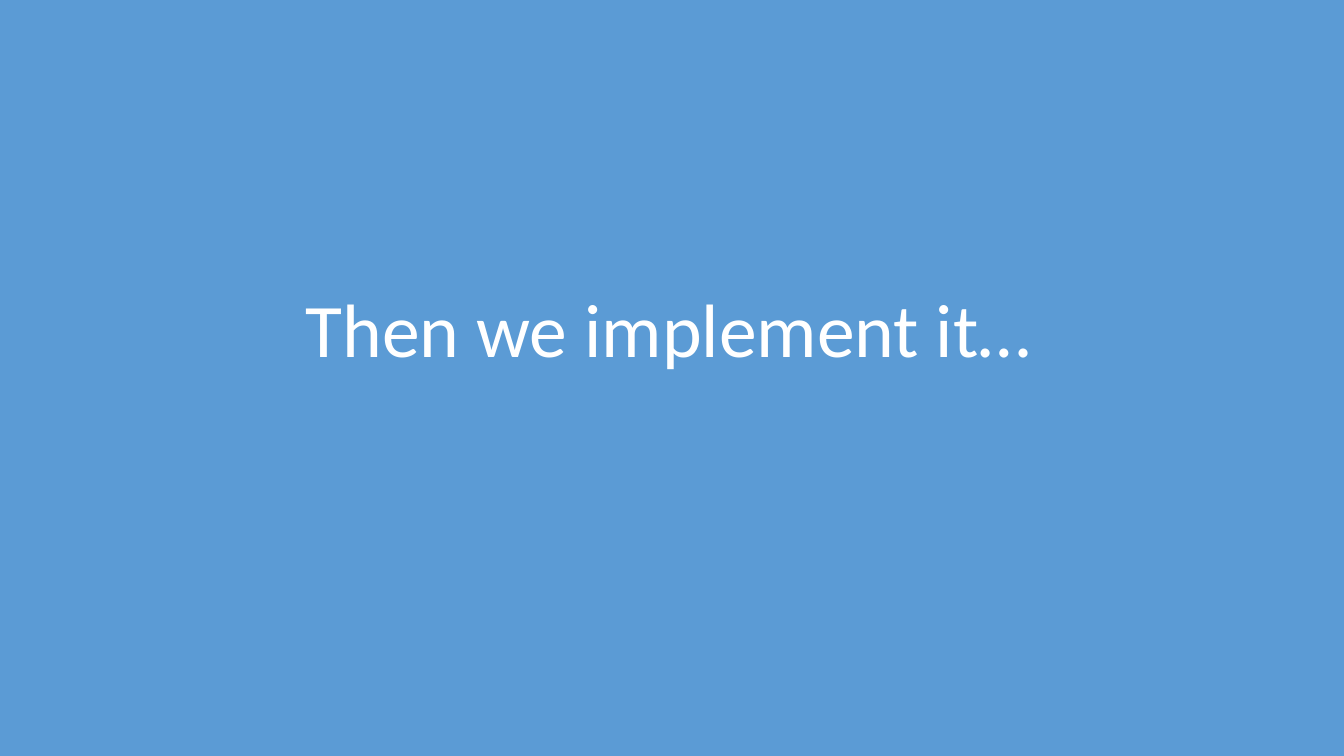
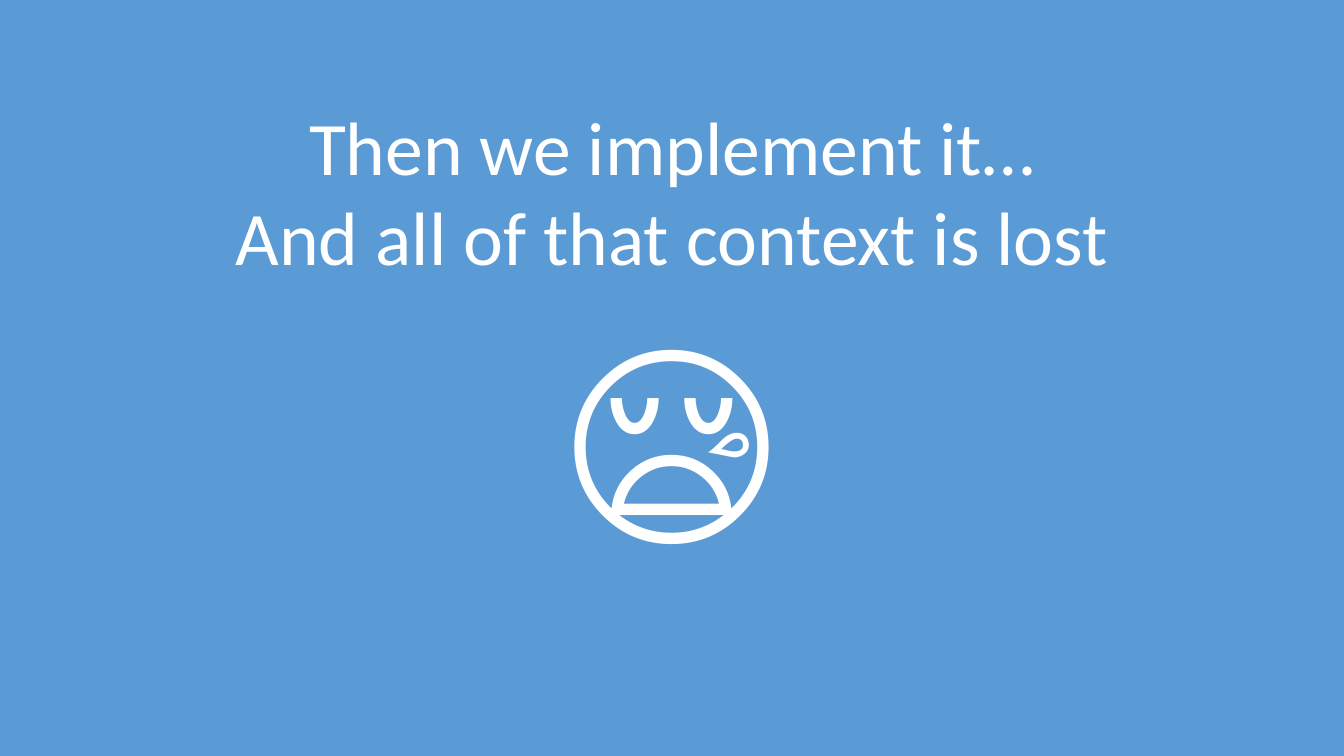
Before and after one commit to davidaayers/adr-talk-ignite, a slide deck: slide 3 of recording-architectural-decisions-ignite.pptx (slide 6 before the commit). Drawn at 1344x756 pixels with LibreOffice and Linux fonts; fonts in the diff are those of the drawing. Boxes give left, top, right and bottom in pixels: in the first picture for what was removed or moved away, otherwise in the second. Text is boxed around its words. In the diff, an @@ line names an element or a change of style, - is before the commit and + after.

```diff
--- a/recording-architectural-decisions-ignite.pptx
+++ b/recording-architectural-decisions-ignite.pptx
@@ text "Then we implement it…": place and size @@
-text "Then we implement it…" at <box>306,304,1031,369</box>
+text "Then we implement it…" at <box>235,122,1108,266</box>
@@ text at <box>235,212,1108,266</box>: paragraphs added @@
+And all of that context is lost
+😪
```
Also in this commit, not shown: 8 other slides changed, 17 slides removed, 2 other files.
